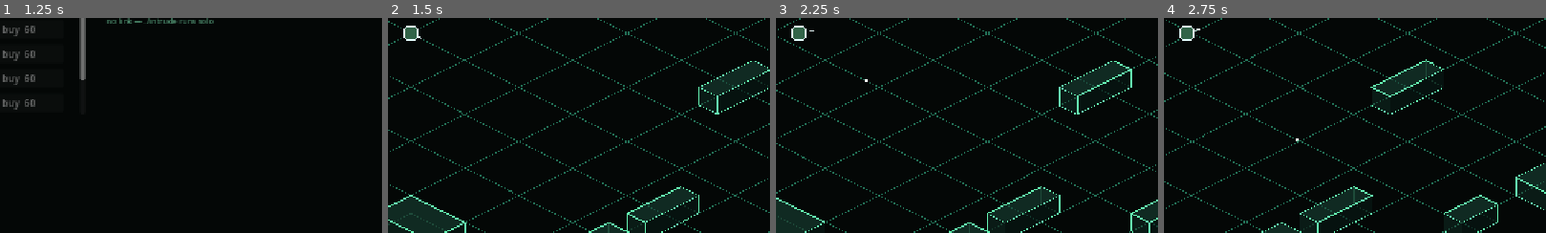
Above: before the commit, frames 1-4 (left to right).
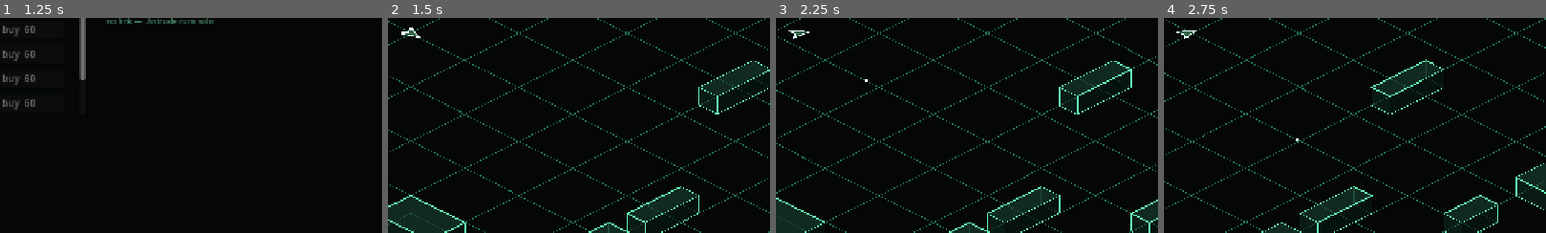
Above: after the commit, the same moments.

Repository: seanperkins/rootkit-game
Game: Godot game, scene res://scenes/main.tscn
Same seed, same stepped clock (60 frames per second), same inputs: the game is played once before the commit and once after it.
Inputs (mouse positions are % of the whole screen's width and height, from its top left):
- Up to frame 1 (1.25 s): click (78, 19) at 0.52 s; type "Alex" at 0.6 s
- Up to frame 2 (1.5 s): click "./intrude --subnet 01 [ENTER]" at 1.25 s
- Up to frame 3 (2.25 s): tap Enter (confirm) at 2 s; move the mouse to (72, 45) at 2.02 s; hold D (move_right) from 2.03 s (still down); hold Enter (confirm) from 2.03 s (still down)
- Up to frame 4 (2.75 s): keep holding D (move_right); keep holding Enter (confirm)
The pictures show only the part of the screen within x 47-97%, y 46-96%; the shares and areas given below are measured in that part.

Frame 1 is identical in both runs. In frame 2, 0.2% of the frame differs, in the area x 3-9%, y 3-11%; in frame 3, 0.2%, in the area x 3-10%, y 3-11%; in frame 4, 0.2%.

Commit message:
feat: draw the player as an arrow along its facing

Diff:
--- a/scripts/run/run.gd
+++ b/scripts/run/run.gd
@@ -5089,26 +5089,30 @@
 				HORIZONTAL_ALIGNMENT_CENTER, -1, 13,
 				Color(nc.r, nc.g, nc.b, nf_a))
 
-	# The players, drawn screen-aligned at their projected positions: a glyph
-	# that tilts with the ground plane reads as debris, not as the thing you
-	# steer.
-	#
-	# A disc at PLAYER_RADIUS, so what you see is exactly what collides. The
-	# facing tick on the rim shows where forward weapons fire — facing follows
-	# the last non-zero movement.
-	# Every LIVE slot is drawn, a teammate in its own hue under a name tag; an
-	# ABSENT slot sits dimmed where it parked; a DEAD one is gone.
+	# The players, drawn as ARROWS along their facing, projected point by point
+	# so the arrow leans with the ground it stands on; the facing is where the
+	# forward weapons fire, so the glyph says so. Every LIVE slot is drawn, a
+	# teammate in its own hue under a name tag; an ABSENT slot sits dimmed
+	# where it parked at the facing it parked with; a DEAD one is gone.
 	var pf := ThemeDB.fallback_font
 	for e in player_draw_list():
 		var ps: int = e[0]
 		var o := to_iso(player_render_pos[ps])
 		var c: Color = e[1]
 		var a: float = e[2]
-		draw_circle(o, PLAYER_RADIUS, Color(c.r * 0.22, c.g * 0.22, c.b * 0.22, a))
-		draw_arc(o, PLAYER_RADIUS, 0.0, TAU, 28, Color(c.r, c.g, c.b, a), 2.0)
-		var tip := to_iso(player_render_pos[ps] + player_facing[ps] * (PLAYER_RADIUS + 9.0))
-		var rim := to_iso(player_render_pos[ps] + player_facing[ps] * PLAYER_RADIUS)
-		draw_line(rim, tip, Color(c.r, c.g, c.b, a), 2.0)
+		var f: Vector2 = player_facing[ps]
+		var n := Vector2(-f.y, f.x)
+		var base: Vector2 = player_render_pos[ps] - f * PLAYER_RADIUS * 0.9
+		# A notched arrow: tip, wing, notch behind the centre, wing.
+		var pts := PackedVector2Array([
+			to_iso(player_render_pos[ps] + f * PLAYER_RADIUS * 1.3),
+			to_iso(base + n * PLAYER_RADIUS * 0.9),
+			to_iso(player_render_pos[ps] - f * PLAYER_RADIUS * 0.4),
+			to_iso(base - n * PLAYER_RADIUS * 0.9)])
+		draw_colored_polygon(pts, Color(c.r * 0.22, c.g * 0.22, c.b * 0.22, a))
+		var outline := pts.duplicate()
+		outline.append(pts[0])
+		draw_polyline(outline, Color(c.r, c.g, c.b, a), 2.0)
 		var tag: String = e[3]
 		if tag != "":
 			draw_string(pf, o + Vector2(0.0, -PLAYER_RADIUS - 6.0), tag,
